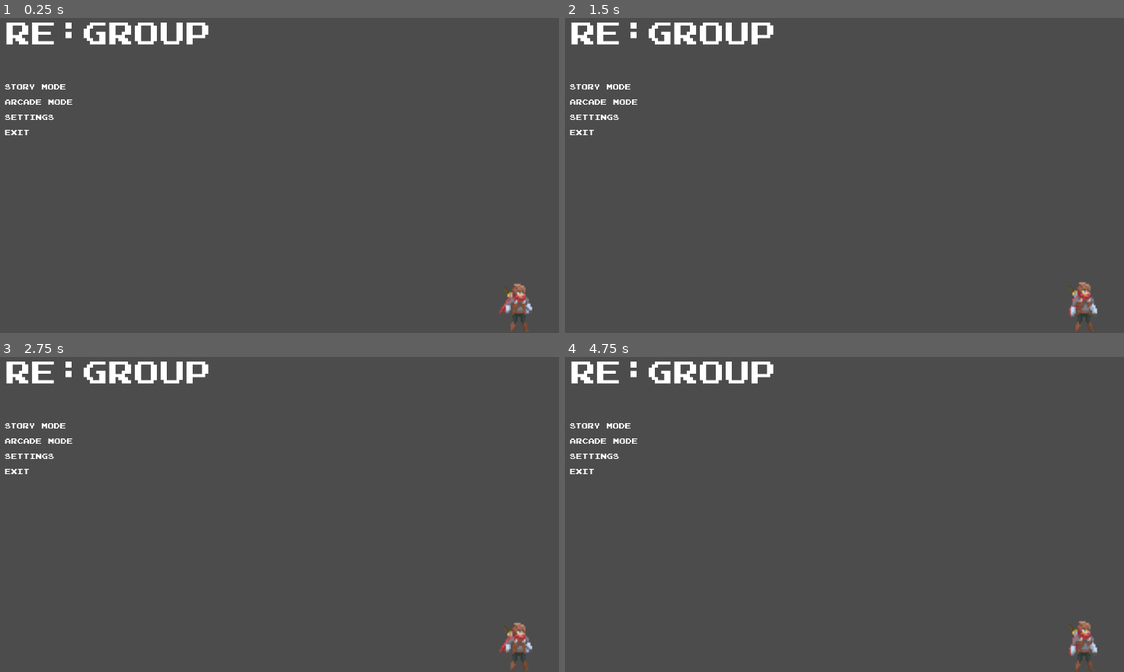
Above: before the commit, frames 1-4 (two rows, left to right).
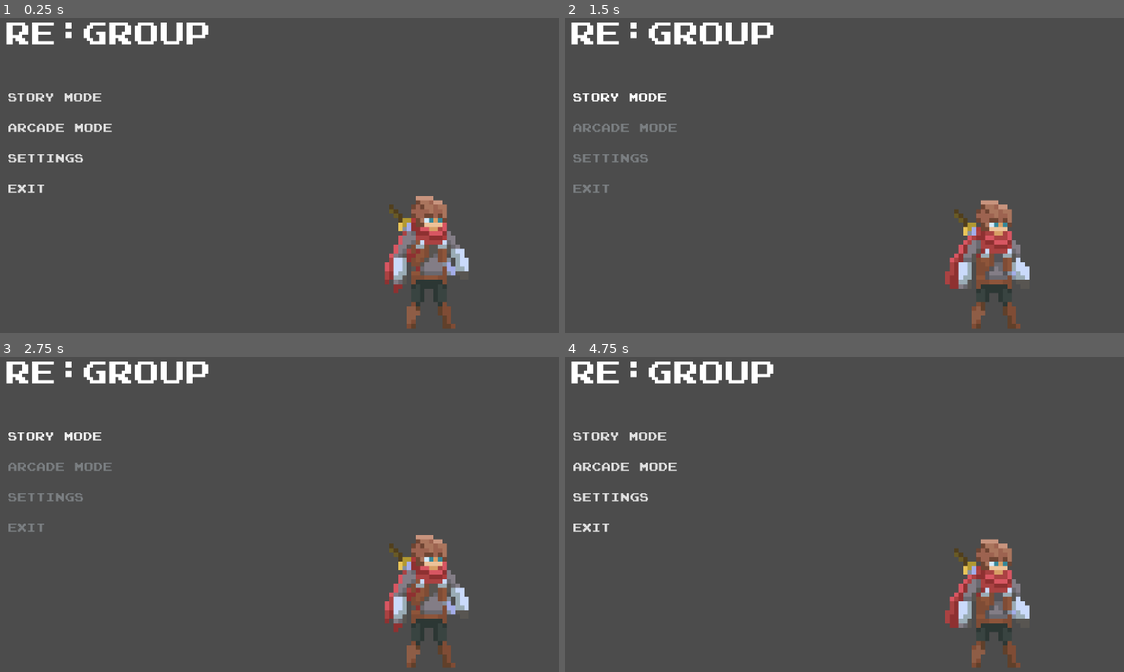
Above: after the commit, the same moments.

Repository: iyxan23/reunite
Game: Godot game, scene res://Main.tscn
The game is run twice, just before and just after one commit, with the same random seed, the same clock (stepped at 60 frames per second) and the same inputs.
Inputs (mouse positions are in pixels of both pictures, inside the frame that each line leads up to):
- Up to frame 1 (0.25 s): no input
- Up to frame 2 (1.5 s): click (643, 156) at 0.5 s, where only the run after the commit has a clickable "Settings"; move the mouse to (609, 87) at 1.27 s; click (609, 87) at 1.42 s
- Up to frame 3 (2.75 s): click (78, 435) at 2 s, where only the run after the commit has a clickable "Story Mode"
- Up to frame 4 (4.75 s): click (643, 435) at 2.75 s, where only the run after the commit has a clickable "Story Mode"; click (643, 435) at 3.5 s, where only the run after the commit has a clickable "Story Mode"; move the mouse to (721, 517) at 4.27 s; click (721, 517) at 4.42 s

The runs differ from the first frame. In frame 1, 4.6% of the frame differs, in the area x 0-96%, y 21-100%; in frame 2, 4.5%; in frame 3, 4.6%; in frame 4, 4.5%.

Commit message:
feat: hover effect on menu items

Diff:
--- a/Main.tscn
+++ b/Main.tscn
@@ -1,6 +1,6 @@
 [gd_scene load_steps=2 format=2]
 
-[ext_resource path="res://ui/mainmenu/mainmenu.tscn" type="PackedScene" id=1]
+[ext_resource path="res://ui/mainmenu/MainMenu.tscn" type="PackedScene" id=1]
 
 [node name="Main" type="Node"]
 
--- /dev/null
+++ b/ui/mainmenu/MCMainMenu.gd
@@ -0,0 +1,19 @@
+extends AnimatedSprite
+
+var walking = false
+
+func _ready():
+	pass
+
+#func _on_Button_pressed():
+#	play("walk")
+
+func _process(delta):
+	if walking:
+		position.x += delta * 150
+
+func _on_TextureRect_gui_input(event):
+	if event is InputEventMouseButton:
+		if event.button_index == BUTTON_LEFT:
+			play("walk")
+			walking = true
--- /dev/null
+++ b/ui/mainmenu/MainMenu.tscn
@@ -0,0 +1,114 @@
+[gd_scene load_steps=17 format=2]
+
+[ext_resource path="res://theme.tres" type="Theme" id=1]
+[ext_resource path="res://assets/sprites/mc/walk_3.png" type="Texture" id=2]
+[ext_resource path="res://assets/sprites/mc/walk_5.png" type="Texture" id=3]
+[ext_resource path="res://ui/mainmenu/MCMainMenu.gd" type="Script" id=4]
+[ext_resource path="res://assets/sprites/mc/walk_0.png" type="Texture" id=5]
+[ext_resource path="res://assets/sprites/mc/walk_4.png" type="Texture" id=6]
+[ext_resource path="res://ui/mainmenu/MenuItemHover.gd" type="Script" id=7]
+[ext_resource path="res://assets/sprites/mc/walk_1.png" type="Texture" id=8]
+[ext_resource path="res://assets/sprites/mc/walk_2.png" type="Texture" id=9]
+[ext_resource path="res://ui/mainmenu/menu_dynamicfont.tres" type="DynamicFont" id=10]
+[ext_resource path="res://assets/sprites/mc/idle_0.png" type="Texture" id=11]
+[ext_resource path="res://ui/mainmenu/title_dynamicfont.tres" type="DynamicFont" id=12]
+[ext_resource path="res://assets/sprites/mc/idle_1.png" type="Texture" id=13]
+[ext_resource path="res://assets/sprites/mc/idle_2.png" type="Texture" id=14]
+[ext_resource path="res://assets/sprites/mc/idle_3.png" type="Texture" id=15]
+
+[sub_resource type="SpriteFrames" id=1]
+animations = [ {
+"frames": [ ExtResource( 11 ), ExtResource( 13 ), ExtResource( 14 ), ExtResource( 15 ) ],
+"loop": true,
+"name": "idle",
+"speed": 5.0
+}, {
+"frames": [ ExtResource( 5 ), ExtResource( 8 ), ExtResource( 9 ), ExtResource( 2 ), ExtResource( 6 ), ExtResource( 3 ) ],
+"loop": true,
+"name": "walk",
+"speed": 5.0
+} ]
+
+[node name="MainMenu" type="Control"]
+anchor_right = 1.0
+anchor_bottom = 1.0
+theme = ExtResource( 1 )
+
+[node name="Logo" type="Sprite" parent="."]
+
+[node name="Title" type="Label" parent="."]
+margin_left = 64.0
+margin_top = 48.0
+margin_right = 496.0
+margin_bottom = 126.0
+custom_fonts/font = ExtResource( 12 )
+text = "Re:Group"
+
+[node name="MCSpriteAnimation" type="AnimatedSprite" parent="."]
+position = Vector2( 955.62, 547.959 )
+scale = Vector2( 9.29509, 9.29509 )
+frames = SubResource( 1 )
+animation = "idle"
+frame = 1
+playing = true
+script = ExtResource( 4 )
+
+[node name="TextureRect" type="TextureRect" parent="."]
+margin_left = 832.0
+margin_top = 408.0
+margin_right = 1056.0
+margin_bottom = 717.0
+
+[node name="StoryMode" type="ToolButton" parent="."]
+margin_left = 64.0
+margin_top = 192.0
+margin_right = 384.0
+margin_bottom = 256.0
+focus_mode = 0
+custom_fonts/font = ExtResource( 10 )
+enabled_focus_mode = 0
+text = "Story Mode"
+align = 0
+script = ExtResource( 7 )
+otherButtons = [ NodePath("../ArcadeMode"), NodePath("../Settings"), NodePath("../Exit") ]
+
+[node name="ArcadeMode" type="ToolButton" parent="."]
+margin_left = 64.0
+margin_top = 256.0
+margin_right = 384.0
+margin_bottom = 320.0
+focus_mode = 0
+custom_fonts/font = ExtResource( 10 )
+enabled_focus_mode = 0
+text = "Arcade Mode"
+align = 0
+script = ExtResource( 7 )
+otherButtons = [ NodePath("../StoryMode"), NodePath("../Settings"), NodePath("../Exit") ]
+
+[node name="Settings" type="ToolButton" parent="."]
+margin_left = 64.0
+margin_top = 320.0
+margin_right = 384.0
+margin_bottom = 384.0
+focus_mode = 0
+custom_fonts/font = ExtResource( 10 )
+enabled_focus_mode = 0
+text = "Settings"
+align = 0
+script = ExtResource( 7 )
+otherButtons = [ NodePath("../StoryMode"), NodePath("../ArcadeMode"), NodePath("../Exit") ]
+
+[node name="Exit" type="ToolButton" parent="."]
+margin_left = 64.0
+margin_top = 384.0
+margin_right = 384.0
+margin_bottom = 448.0
+focus_mode = 0
+custom_fonts/font = ExtResource( 10 )
+enabled_focus_mode = 0
+text = "Exit"
+align = 0
+script = ExtResource( 7 )
+otherButtons = [ NodePath("../StoryMode"), NodePath("../ArcadeMode"), NodePath("../Settings") ]
+
+[connection signal="gui_input" from="TextureRect" to="MCSpriteAnimation" method="_on_TextureRect_gui_input"]
--- /dev/null
+++ b/ui/mainmenu/MenuItemHover.gd
@@ -0,0 +1,19 @@
+extends ToolButton
+
+export(Array, NodePath) var otherButtons
+var _otherButtons = []
+
+func _ready():
+	for button in otherButtons:
+		_otherButtons.append(get_node(button))
+
+	connect("mouse_entered", self, "_on_mouse_entered")
+	connect("mouse_exited", self, "_on_mouse_exited")
+
+func _on_mouse_entered():
+	for button in _otherButtons:
+		button.disabled = true
+
+func _on_mouse_exited():
+	for button in _otherButtons:
+		button.disabled = false
--- a/ui/mainmenu/mainmenu.tscn
+++ /dev/null
@@ -1,72 +0,0 @@
-[gd_scene load_steps=9 format=2]
-
-[ext_resource path="res://theme.tres" type="Theme" id=1]
-[ext_resource path="res://ui/mainmenu/title_dynamicfont.tres" type="DynamicFont" id=2]
-[ext_resource path="res://ui/mainmenu/story_mode_btn.gd" type="Script" id=3]
-[ext_resource path="res://assets/sprites/mc/idle_2.png" type="Texture" id=4]
-[ext_resource path="res://assets/sprites/mc/idle_1.png" type="Texture" id=5]
-[ext_resource path="res://assets/sprites/mc/idle_3.png" type="Texture" id=6]
-[ext_resource path="res://assets/sprites/mc/idle_0.png" type="Texture" id=7]
-
-[sub_resource type="SpriteFrames" id=1]
-animations = [ {
-"frames": [ ExtResource( 7 ), ExtResource( 5 ), ExtResource( 4 ), ExtResource( 6 ) ],
-"loop": true,
-"name": "idle",
-"speed": 5.0
-} ]
-
-[node name="MainMenu" type="Control"]
-anchor_right = 1.0
-anchor_bottom = 1.0
-theme = ExtResource( 1 )
-
-[node name="Logo" type="Sprite" parent="."]
-
-[node name="Title" type="Label" parent="."]
-margin_left = 64.0
-margin_top = 48.0
-margin_right = 496.0
-margin_bottom = 126.0
-custom_fonts/font = ExtResource( 2 )
-text = "Re:Group"
-
-[node name="StoryMode" type="Label" parent="."]
-margin_left = 64.0
-margin_top = 192.0
-margin_right = 224.0
-margin_bottom = 212.0
-text = "Story mode"
-script = ExtResource( 3 )
-
-[node name="ArcadeMode" type="Label" parent="."]
-margin_left = 64.0
-margin_top = 224.0
-margin_right = 224.0
-margin_bottom = 244.0
-text = "Arcade mode"
-
-[node name="Settings" type="Label" parent="."]
-margin_left = 64.0
-margin_top = 256.0
-margin_right = 224.0
-margin_bottom = 276.0
-text = "Settings"
-
-[node name="Exit" type="Label" parent="."]
-margin_left = 64.0
-margin_top = 288.0
-margin_right = 224.0
-margin_bottom = 308.0
-text = "Exit"
-
-[node name="AnimatedSprite" type="AnimatedSprite" parent="."]
-position = Vector2( 1144, 656 )
-scale = Vector2( 1.72088, 1.72088 )
-frames = SubResource( 1 )
-animation = "idle"
-frame = 2
-playing = true
-
-[connection signal="gui_input" from="StoryMode" to="StoryMode" method="_on_story_mode_gui_input"]
-[connection signal="mouse_entered" from="StoryMode" to="StoryMode" method="_on_story_mode_mouse_entered"]
--- /dev/null
+++ b/ui/mainmenu/menu_dynamicfont.tres
@@ -0,0 +1,8 @@
+[gd_resource type="DynamicFont" load_steps=2 format=2]
+
+[sub_resource type="DynamicFontData" id=1]
+font_path = "res://assets/fonts/joystix monospace.ttf"
+
+[resource]
+size = 24
+font_data = SubResource( 1 )
--- a/ui/mainmenu/story_mode_btn.gd
+++ /dev/null
@@ -1,18 +0,0 @@
-extends Label
-
-func _ready():
-	connect("gui_input", self, "_on_story_mode_gui_input")
-	connect("mouse_entered", self, "_on_story_mode_mouse_entered")
-	print("hello world :)")
-
-
-# why do these signals dont work!??!?!?! i absolutely have no clue
-func _on_story_mode_gui_input(event):
-	print("gui input")
-	print(event)
-	if event is InputEventMouseButton && event.pressed && event.button_index == BUTTON_LEFT:
-		print("Clicked")
-
-
-func _on_story_mode_mouse_entered():
-	print("entered")
Binary file changed: assets/sprites/mc/idle_0.png
Not shown, added: assets/sprites/mc/idle_0.png.import
Binary file changed: assets/sprites/mc/idle_1.png
Not shown, added: assets/sprites/mc/idle_1.png.import
Binary file changed: assets/sprites/mc/idle_2.png
Not shown, added: assets/sprites/mc/idle_2.png.import
Binary file changed: assets/sprites/mc/idle_3.png
Not shown, added: assets/sprites/mc/idle_3.png.import
Binary file added: assets/sprites/mc/walk_0.png
Not shown, added: assets/sprites/mc/walk_0.png.import
Binary file added: assets/sprites/mc/walk_1.png
Not shown, added: assets/sprites/mc/walk_1.png.import
(and 8 more such lines)
